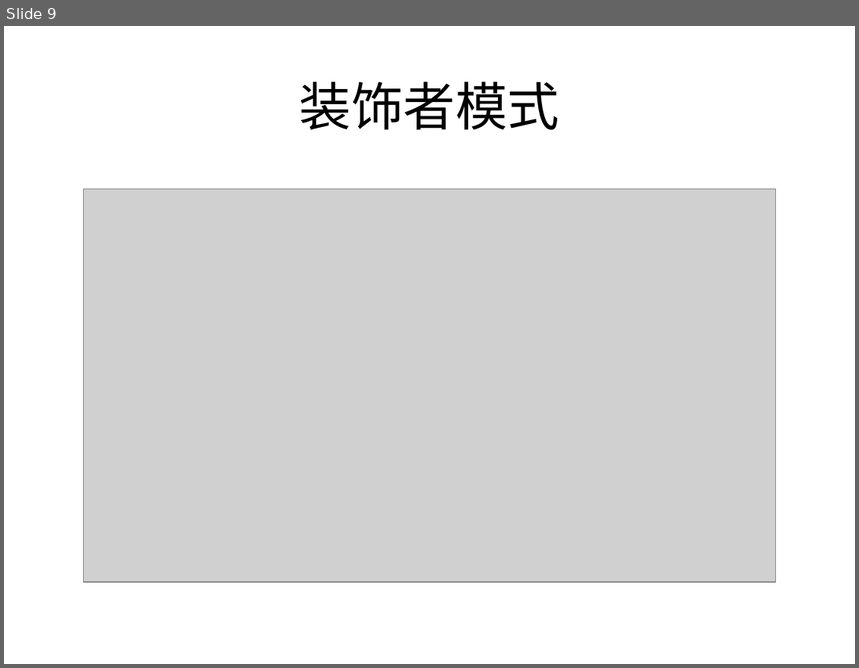
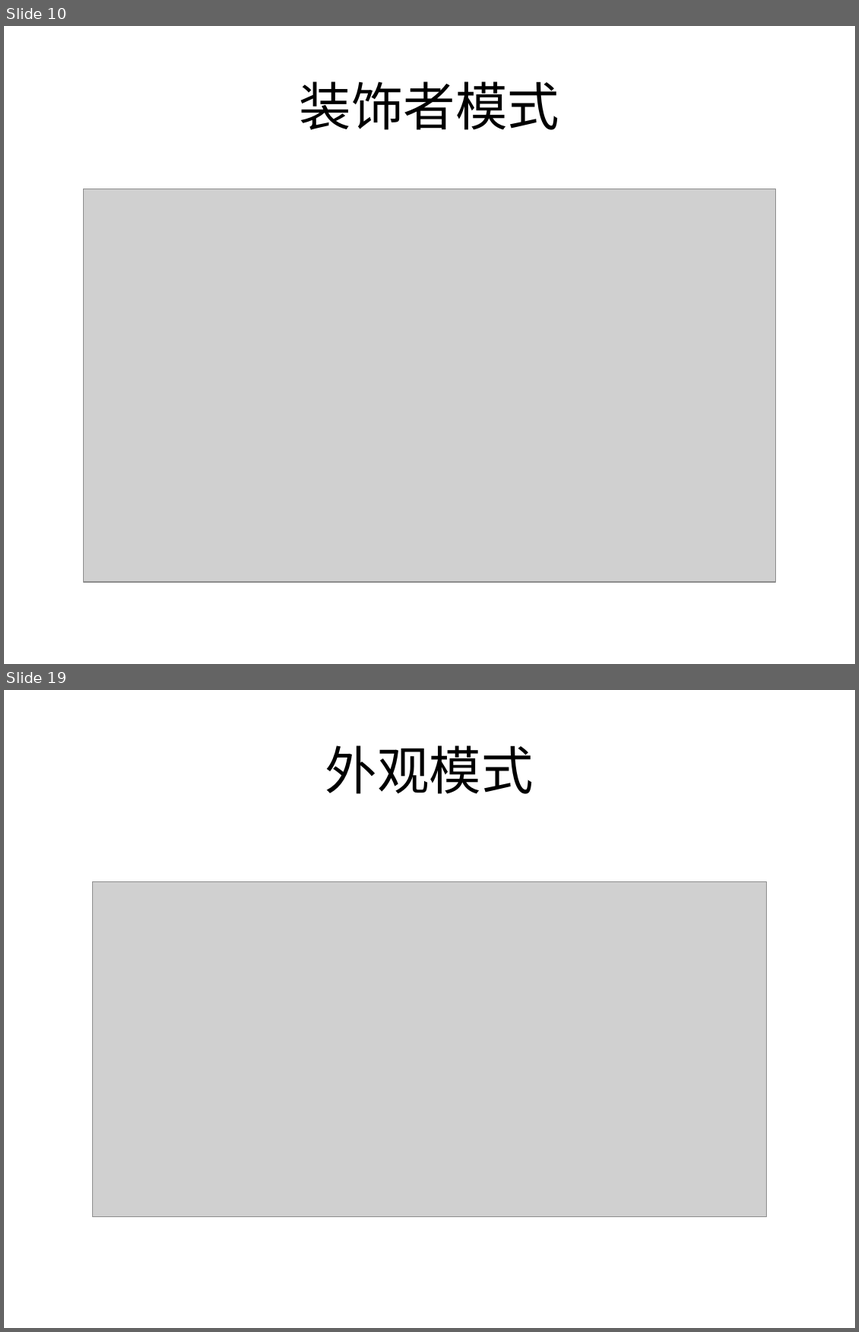
Before and after one commit to baixs2066/design, a slide deck: 设计模式.pptx. Shown one above the other, each under a label of ours: slide 9 before the commit, slides 10 and 19 after it; the slides between them are not shown. The pictures are 859x668 and 859x1332 pixels, drawn with LibreOffice and Linux fonts; fonts in the diff are those of the drawing; grey boxes stand for pictures. Boxes give left, top, right and bottom in pixels: in the first picture for what was removed or moved away, otherwise in the second. Text is boxed around its words. In the diff, an @@ line names an element or a change of style, - is before the commit and + after.

```diff
--- a/设计模式.pptx
+++ b/设计模式.pptx
@@ slide 19 added at [4, 690, 855, 1328], background #FFFFFF @@
@@ title added at [325, 745, 534, 794], 44 pt, text #000000 @@
+外观模式
@@ picture added at [92, 882, 768, 1217] @@
@@ what was slide 9 is now slide 10 @@
```
Also in this commit, not shown: 9 other slides added, 8 other files.
